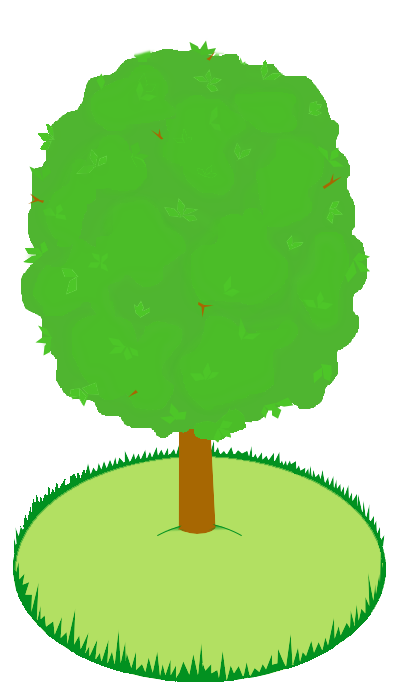
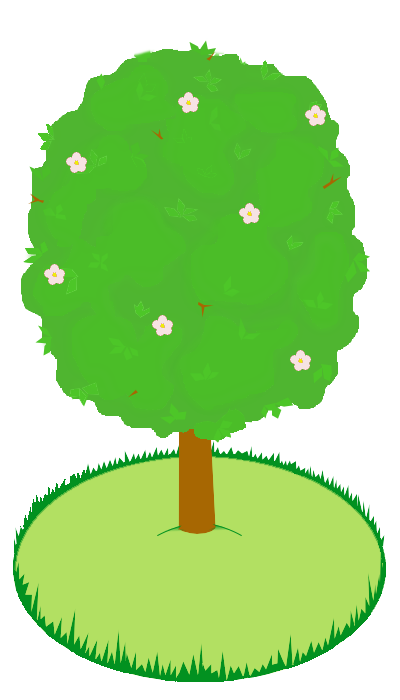
Before/after of a 400×700 layered artwork. What changed in the layer stack:
added layer "дерево - 22" in group "Группа слоёв" over [44, 60, 326, 373]
hid "дерево - 21" over [44, 60, 326, 373]
hid "фон" over [44, 60, 326, 373]
